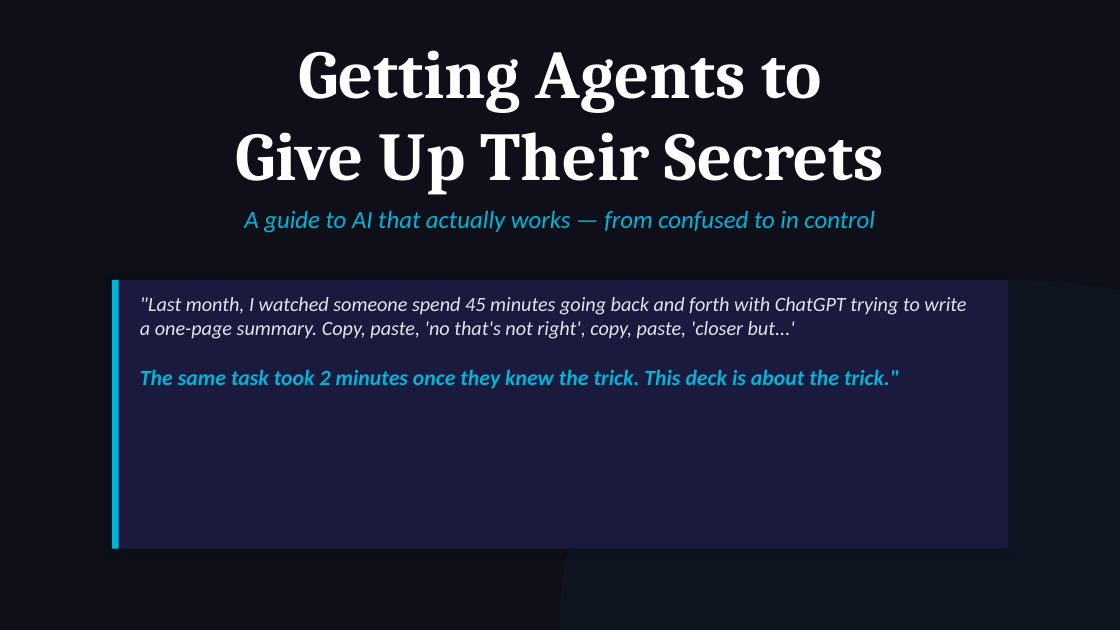
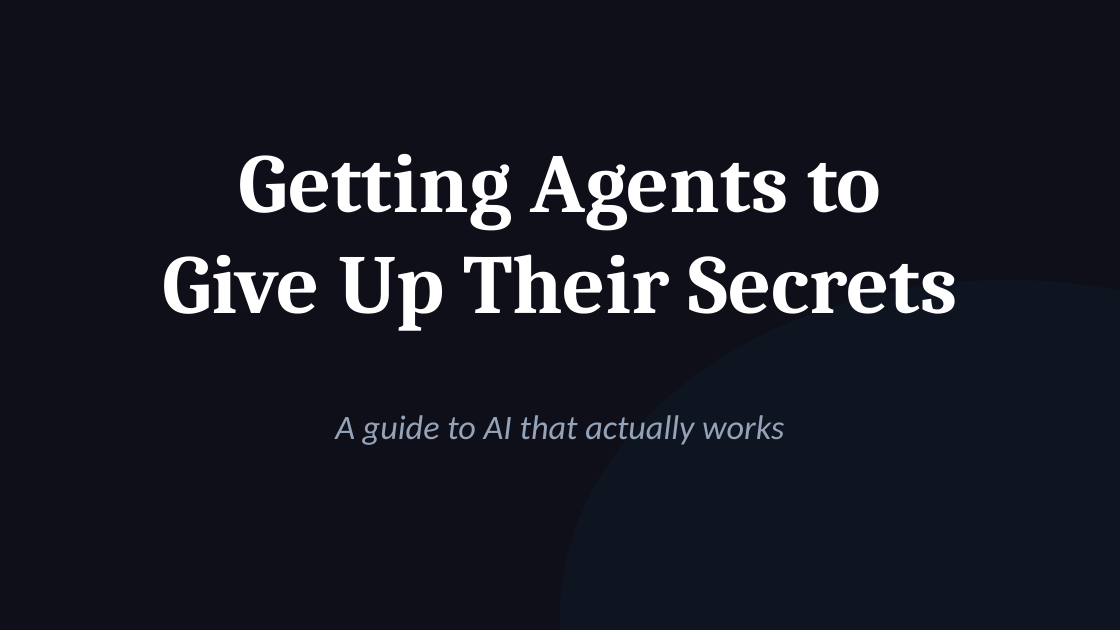
Before and after one commit to michaelengland/ai-best-practices, a slide deck: slide 1 of Getting-Agents-to-Give-Up-Their-Secrets.pptx. Drawn at 1120x630 pixels with LibreOffice and Linux fonts; fonts in the diff are those of the drawing. Boxes give left, top, right and bottom in pixels: in the first picture for what was removed or moved away, otherwise in the second. Text is boxed around its words. In the diff, an @@ line names an element or a change of style, - is before the commit and + after.

```diff
--- a/Getting-Agents-to-Give-Up-Their-Secrets.pptx
+++ b/Getting-Agents-to-Give-Up-Their-Secrets.pptx
@@ text "Getting Agents to": place and size @@
-text "Getting Agents to" at box(236, 50, 883, 195)
+text "Getting Agents to" at box(162, 154, 957, 331)
@@ text "Getting Agents to" at box(162, 154, 957, 331): size 44 to 54 pt @@
@@ rectangle removed at box(112, 280, 1008, 549) @@
@@ rectangle removed at box(112, 280, 119, 549) @@
@@ text removed at box(140, 297, 966, 389) @@
-"Last month, I watched someone spend 45 minutes going back and forth with ChatGPT trying to write a one-page summary. Copy, paste, 'no that's not right', copy, paste, 'closer but...'
-The same task took 2 minutes once they knew the trick. This deck is about the trick."
@@ text at box(335, 415, 784, 445): text changed; size 16 to 22 pt; text colour #00B4D8 to #94A3B8 @@
-A guide to AI that actually works — from confused to in control
+A guide to AI that actually works
```
Also in this commit, not shown: 27 other slides changed, 42 slides added, 23 slides removed, 1 other file.
